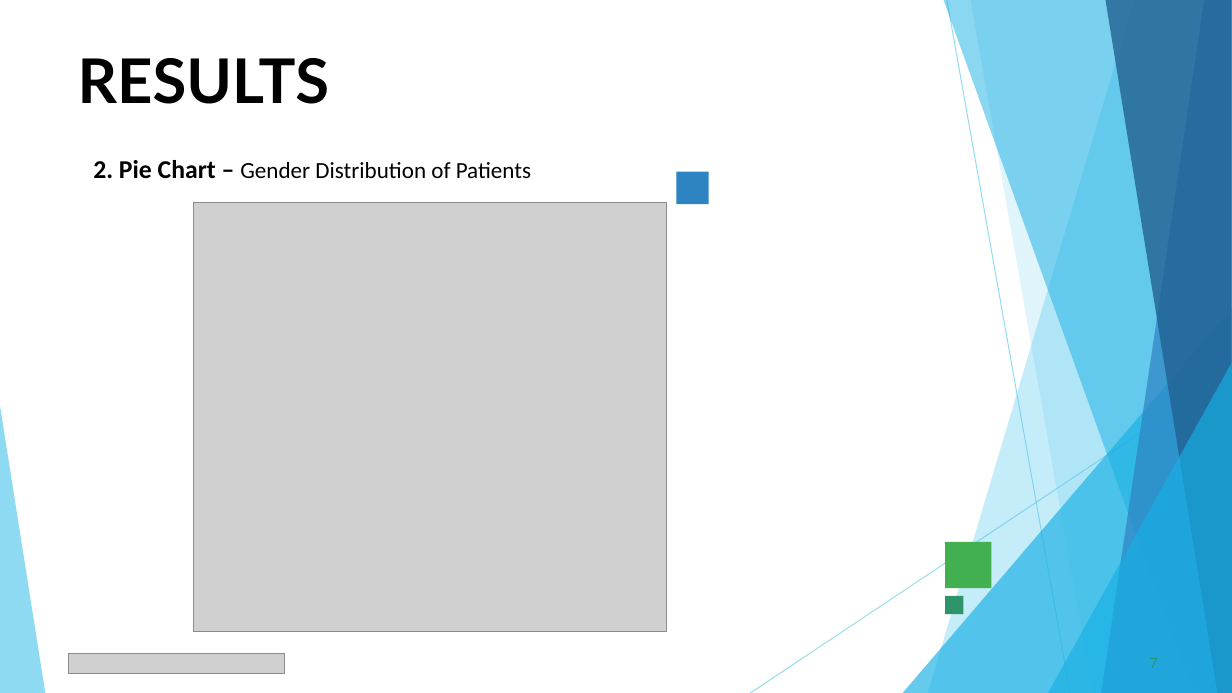
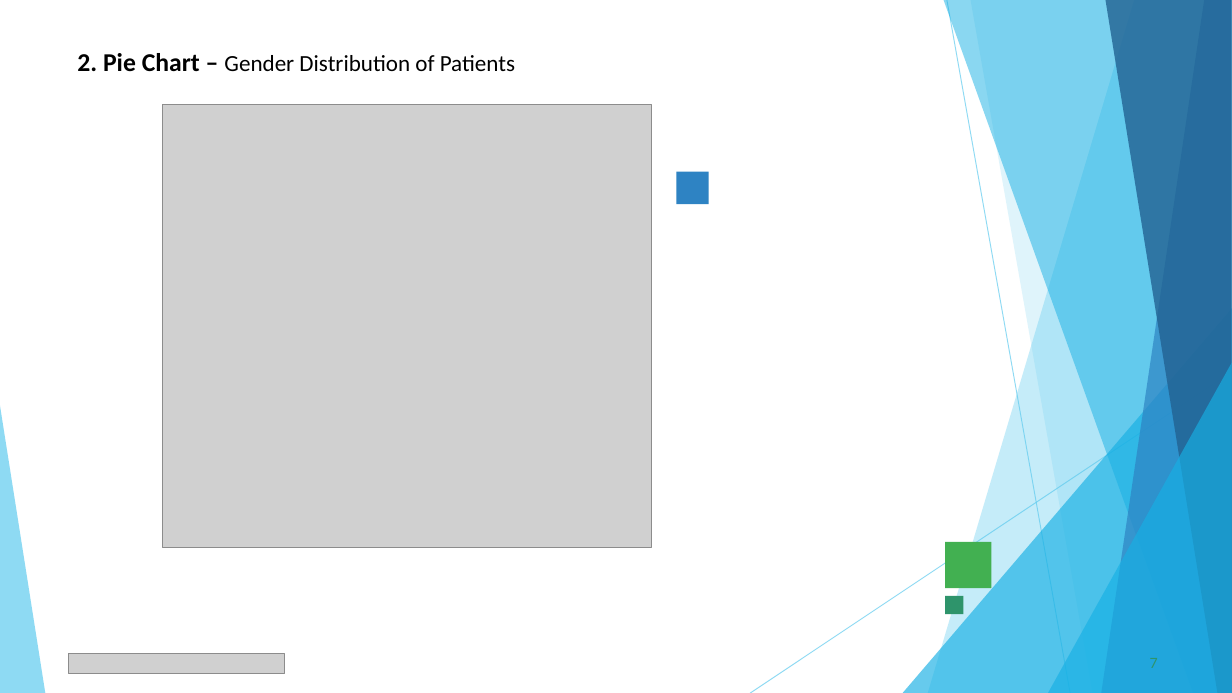
Before and after one commit to sahilmahadik-dev/Healthcare-Analytics-for-Doctor-Visits, a slide deck: slide 7 of Healthcare_Analytics_for_Doctor_Visits (SRM).pptx. Drawn at 1232x693 pixels with LibreOffice and Linux fonts; fonts in the diff are those of the drawing; grey boxes stand for pictures. Boxes give left, top, right and bottom in pixels: in the first picture for what was removed or moved away, otherwise in the second. Text is boxed around its words. In the diff, an @@ line names an element or a change of style, - is before the commit and + after.

```diff
--- a/Healthcare_Analytics_for_Doctor_Visits (SRM).pptx
+++ b/Healthcare_Analytics_for_Doctor_Visits (SRM).pptx
@@ text "2. Pie Chart – Gender ...": place and size @@
-text "2. Pie Chart – Gender ..." at [93,160,531,179]
+text "2. Pie Chart – Gender ..." at [77,53,515,71]
@@ title removed at [78,58,330,104] @@
-RESULTS
@@ picture: place and size @@
-picture at [193,202,666,631]
+picture at [163,104,652,547]
```
Also in this commit, not shown: 4 other slides changed.
